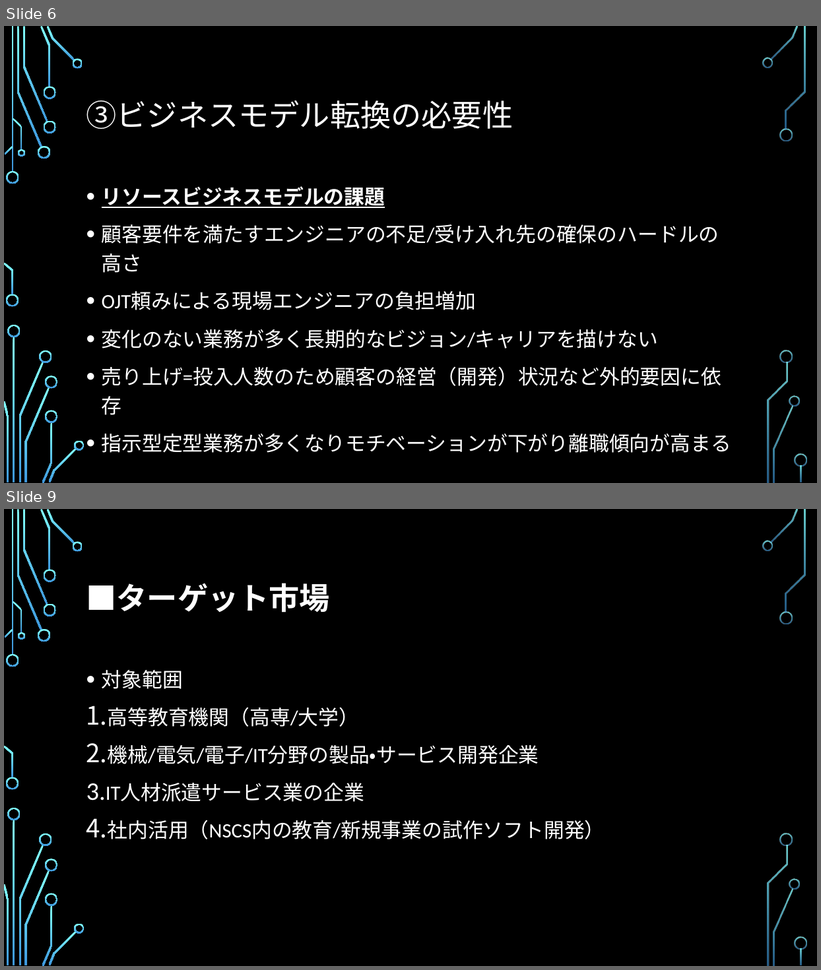
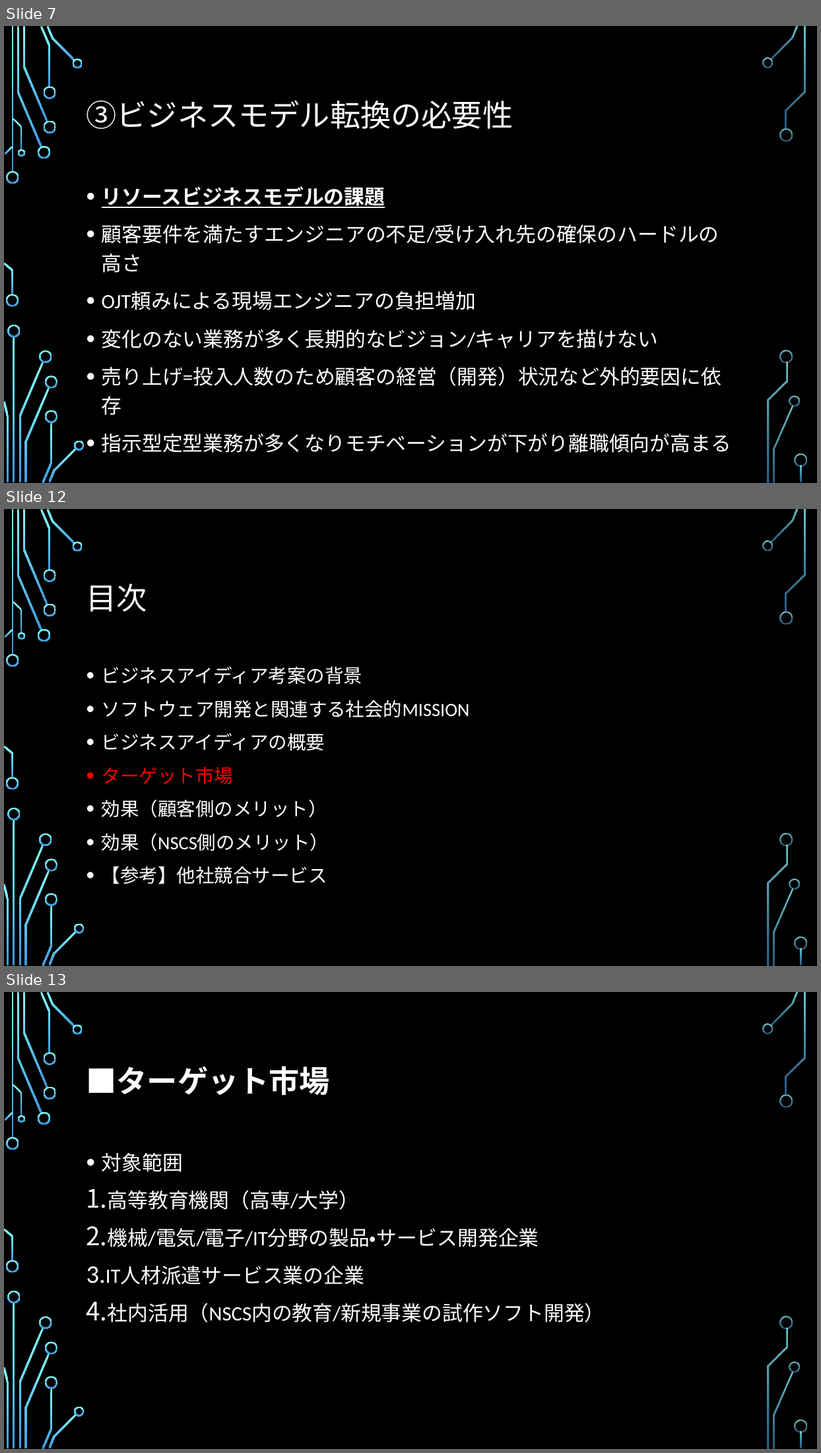
Before and after one commit to SITH-YN/PythonTool, a slide deck: Temp/39期ビジネスアイディア.pptx. Shown one above the other, each under a label of ours: slides 6 and 9 before the commit, slides 7, 12 and 13 after it; the slides between them are not shown. The pictures are 821x970 and 821x1453 pixels, drawn with LibreOffice and Linux fonts; fonts in the diff are those of the drawing; background and template pictures are left out. Boxes give left, top, right and bottom in pixels: in the first picture for what was removed or moved away, otherwise in the second. Text is boxed around its words. In the diff, an @@ line names an element or a change of style, - is before the commit and + after.

```diff
--- a/Temp/39期ビジネスアイディア.pptx
+++ b/Temp/39期ビジネスアイディア.pptx
@@ slide 12 added at (x1=4, y1=509, x2=817, y2=966), background picture (left out); not listed: 36 template elements that a slide beside it also shows @@
@@ title added at (x1=86, y1=584, x2=147, y2=612), 36 pt, text #FFFFFF @@
+目次
@@ text added at (x1=102, y1=667, x2=470, y2=885), 22.2 pt, text #FFFFFF @@
+• ビジネスアイディア考案の背景
+• ソフトウェア開発と関連する社会的MISSION
+• ビジネスアイディアの概要
+• ターゲット市場
+• 効果（顧客側のメリット）
+• 効果（NSCS側のメリット）
+• 【参考】他社競合サービス
@@ what was slide 6 is now slide 7 @@
@@ what was slide 9 is now slide 13 @@
```
Also in this commit, not shown: 5 slides changed, 12 other slides added.
